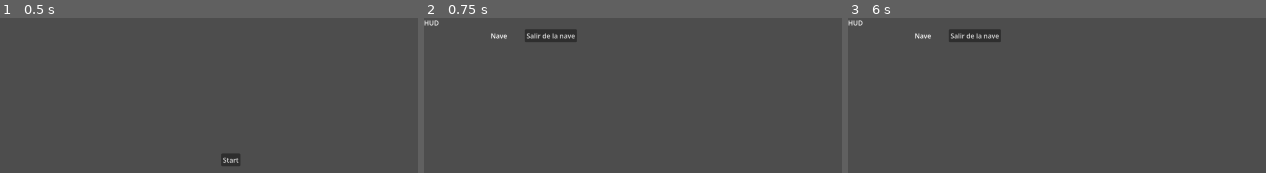
Above: before the commit, frames 1-3 (left to right).
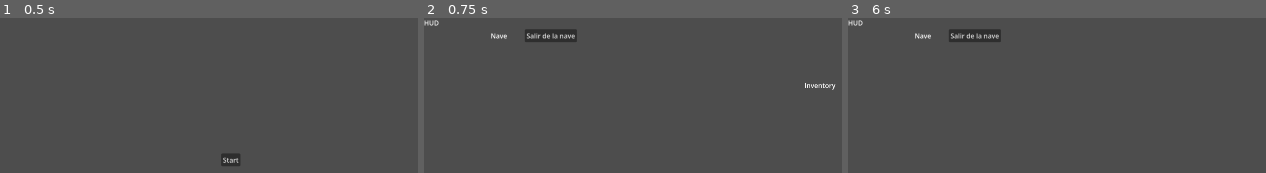
Above: after the commit, the same moments.

Repository: cesarizu/gje2026
Game: Godot game, scene res://game/scenes/boot.tscn
Same seed, same stepped clock (60 frames per second), same inputs: the game is played once before the commit and once after it. The engine's default icon, where the game draws it, is replaced by a stand-in: a white triangle on a blue panel in a dark square.
Inputs (mouse positions are in pixels of both pictures, inside the frame that each line leads up to):
- Up to frame 1 (0.5 s): no input
- Up to frame 2 (0.75 s): click "Start" at 0.5 s
- Up to frame 3 (6 s): tap Enter at 1.25, 2.75, 4.25 s; move the mouse to (outside the picture) at 1.27 s; hold Right (player_move_right) 1.28-2 s; click (outside the picture) at 1.35 s; tap Space at 2, 3.5, 5 s; drag from (outside the picture) to (outside the picture) at 2.02 s; move the mouse to (outside the picture) at 2.77 s; hold Right (player_move_right) 2.78-3.5 s; click (outside the picture) at 2.85 s; drag from (outside the picture) to (outside the picture) at 3.52 s; move the mouse to (outside the picture) at 4.27 s; hold Left (player_move_left) 4.28-5 s; click (outside the picture) at 4.35 s; drag from (outside the picture) to (1128, 131) at 5.02 s; move the mouse to (outside the picture) at 5.77 s; hold Escape (menu_back) from 5.78 s (still down); click (outside the picture) at 5.85 s

Frame 1 is identical in both runs. In frame 2, 0.1% of the frame differs, in the area x 91-99%, y 41-47%; in frame 3, nothing differs.

Commit message:
Agregado menu de inventario

Diff:
--- a/game/scenes/ship.gd
+++ b/game/scenes/ship.gd
@@ -10,6 +10,7 @@
 
 func _ready() -> void:
 	UI.reset_to_hud()
+	UI.push_inventory()
 
 
 func _on_exit_ship_button_pressed() -> void:
--- a/game/ui/menus/hud/hud.tscn
+++ b/game/ui/menus/hud/hud.tscn
@@ -4,6 +4,7 @@
 
 [node name="Hud" type="CanvasLayer" unique_id=710360588]
 script = ExtResource("1_2rq3b")
+hide_on_focus_out = false
 metadata/_custom_type_script = "uid://t4ioglwpiwid"
 
 [node name="Label" type="Label" parent="." unique_id=891784688]
--- /dev/null
+++ b/game/ui/menus/inventory/inventory.gd
@@ -0,0 +1,2 @@
+class_name Inventory
+extends Menu
--- /dev/null
+++ b/game/ui/menus/inventory/inventory.tscn
@@ -0,0 +1,14 @@
+[gd_scene format=3 uid="uid://c2n5g34fiihsx"]
+
+[ext_resource type="Script" uid="uid://cno3n8lywcsqa" path="res://game/ui/menus/inventory/inventory.gd" id="1_c08o0"]
+
+[node name="Inventory" type="CanvasLayer" unique_id=996149556]
+script = ExtResource("1_c08o0")
+metadata/_custom_type_script = "uid://t4ioglwpiwid"
+
+[node name="Label" type="Label" parent="." unique_id=1422459920]
+offset_left = 913.0
+offset_top = 150.0
+offset_right = 953.0
+offset_bottom = 173.0
+text = "Inventory"
--- a/game/ui/ui.gd
+++ b/game/ui/ui.gd
@@ -3,6 +3,7 @@
 @export var start_scene: PackedScene
 @export var hud_scene: PackedScene
 @export var game_over_scene: PackedScene
+@export var inventory_scene: PackedScene
 
 @onready var menu_stack: MenuStack = %MenuStack
 
@@ -21,3 +22,7 @@
 
 func push_game_over() -> void:
 	menu_stack.push(game_over_scene)
+
+
+func push_inventory() -> void:
+	menu_stack.push(inventory_scene)
--- a/game/ui/ui.tscn
+++ b/game/ui/ui.tscn
@@ -4,6 +4,7 @@
 [ext_resource type="PackedScene" uid="uid://b628a7eoow508" path="res://game/ui/menus/start_menu/start_menu.tscn" id="2_tlxmm"]
 [ext_resource type="PackedScene" uid="uid://dx4cpkn5whiuj" path="res://game/ui/menus/hud/hud.tscn" id="3_x2i5x"]
 [ext_resource type="PackedScene" uid="uid://10tvyup7onp8" path="res://game/ui/menus/game_over/game_over.tscn" id="4_i2twh"]
+[ext_resource type="PackedScene" uid="uid://c2n5g34fiihsx" path="res://game/ui/menus/inventory/inventory.tscn" id="6_tlxmm"]
 [ext_resource type="Script" uid="uid://brhjayntt48o4" path="res://addons/holoprime_ui_framework/menus/menu_stack.gd" id="5_x2i5x"]
 
 [node name="UI" type="Node" unique_id=2100637443]
@@ -11,6 +12,7 @@
 start_scene = ExtResource("2_tlxmm")
 hud_scene = ExtResource("3_x2i5x")
 game_over_scene = ExtResource("4_i2twh")
+inventory_scene = ExtResource("6_tlxmm")
 
 [node name="MenuStack" type="CanvasLayer" parent="." unique_id=1360853042]
 unique_name_in_owner = true
Not shown, added: game/ui/menus/inventory/inventory.gd.uid
